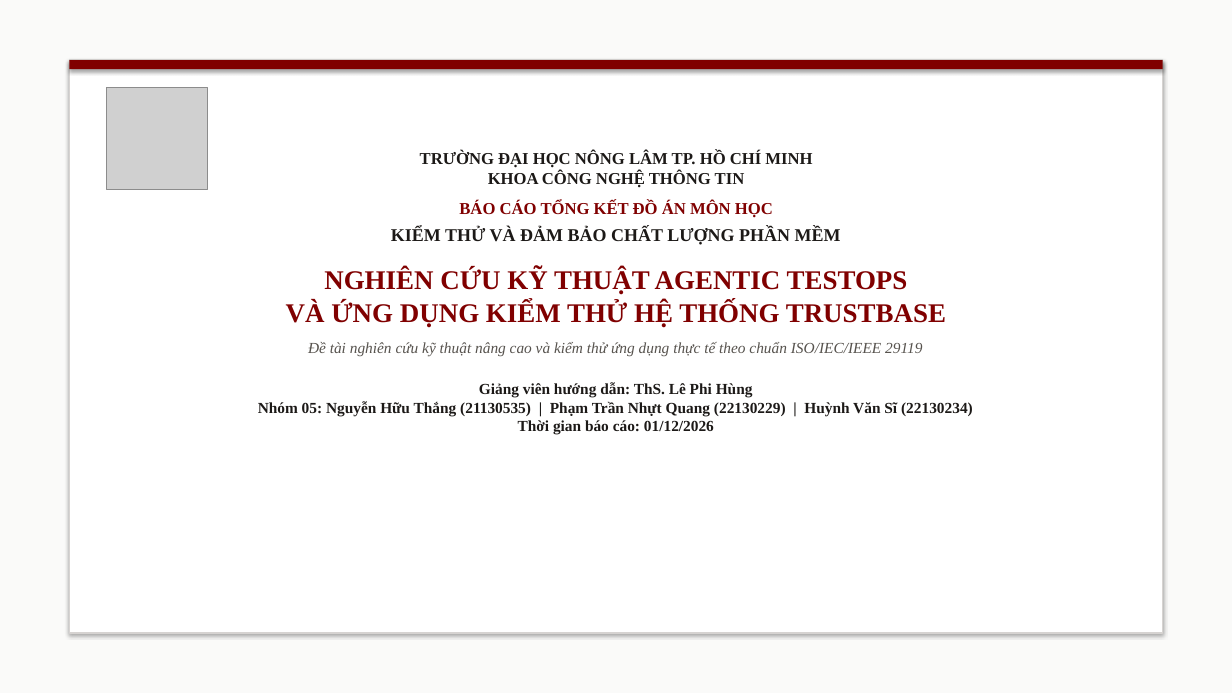
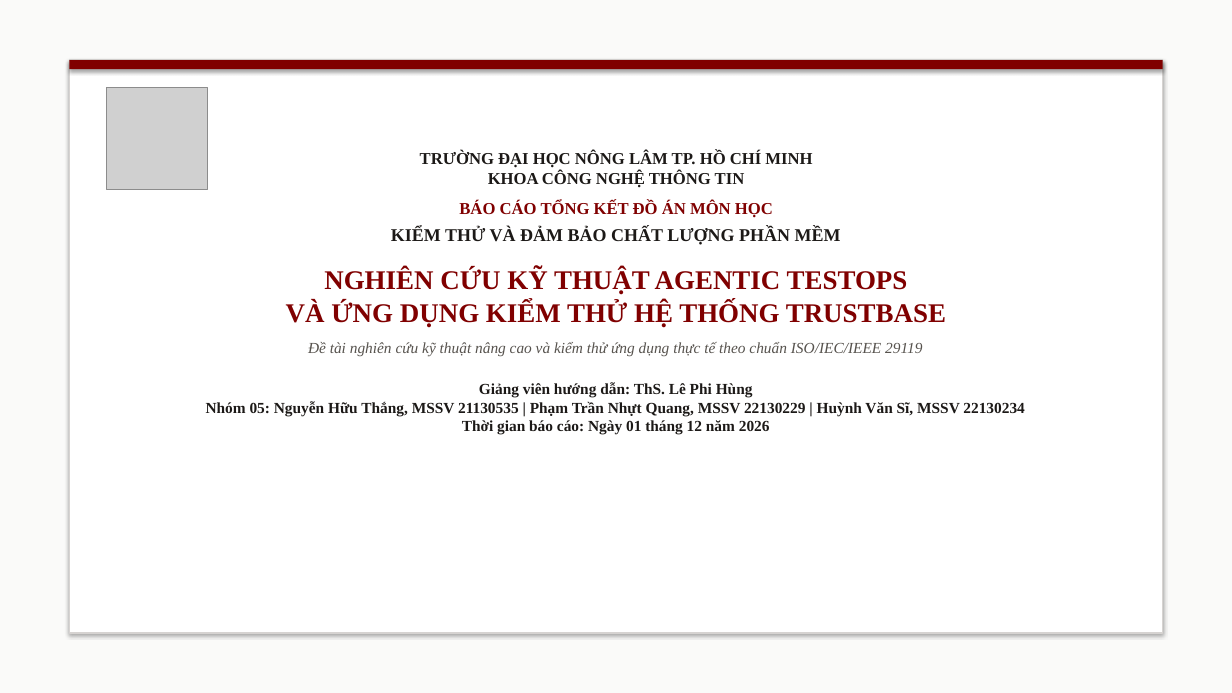
Before and after one commit to justpassingByte/agentic-test-ops, a slide deck: slide 1 of Nhom05_AgenticTestOps_ThuyetTrinh.pptx. Drawn at 1232x693 pixels with LibreOffice and Linux fonts; fonts in the diff are those of the drawing; grey boxes stand for pictures. Boxes give left, top, right and bottom in pixels: in the first picture for what was removed or moved away, otherwise in the second. Text is boxed around its words. In the diff, an @@ line names an element or a change of style, - is before the commit and + after.

```diff
--- a/Nhom05_AgenticTestOps_ThuyetTrinh.pptx
+++ b/Nhom05_AgenticTestOps_ThuyetTrinh.pptx
@@ text at [206,382,1024,435]: text changed @@
-Giảng viên hướng dẫn: ThS. Lê Phi Hùng
-Nhóm 05: Nguyễn Hữu Thắng (21130535) | Phạm Trần Nhựt Quang (22130229) | Huỳnh Văn Sĩ (22130234)
-Thời gian báo cáo: 01/12/2026
+Giảng viên hướng dẫn: ThS. Lê Phi Hùng
+Nhóm 05: Nguyễn Hữu Thắng, MSSV 21130535 | Phạm Trần Nhựt Quang, MSSV 22130229 | Huỳnh Văn Sĩ, MSSV 22130234
+Thời gian báo cáo: Ngày 01 tháng 12 năm 2026
```
Also in this commit, not shown: 9 other slides changed, 1 other file.
